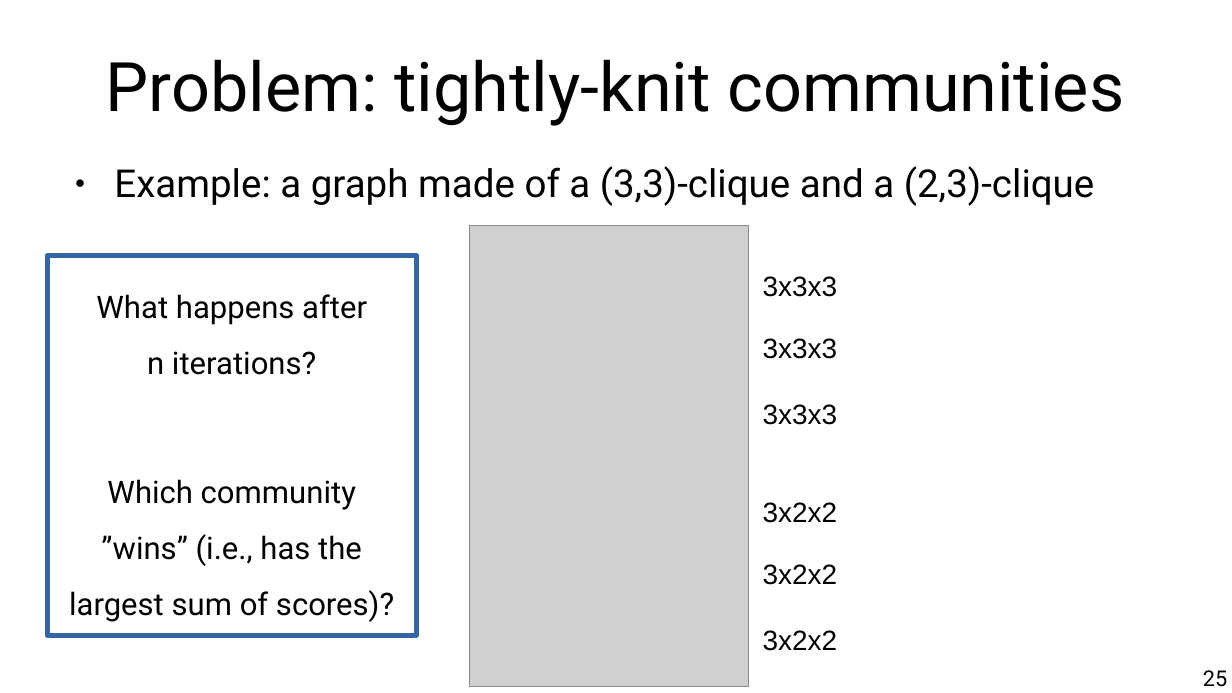
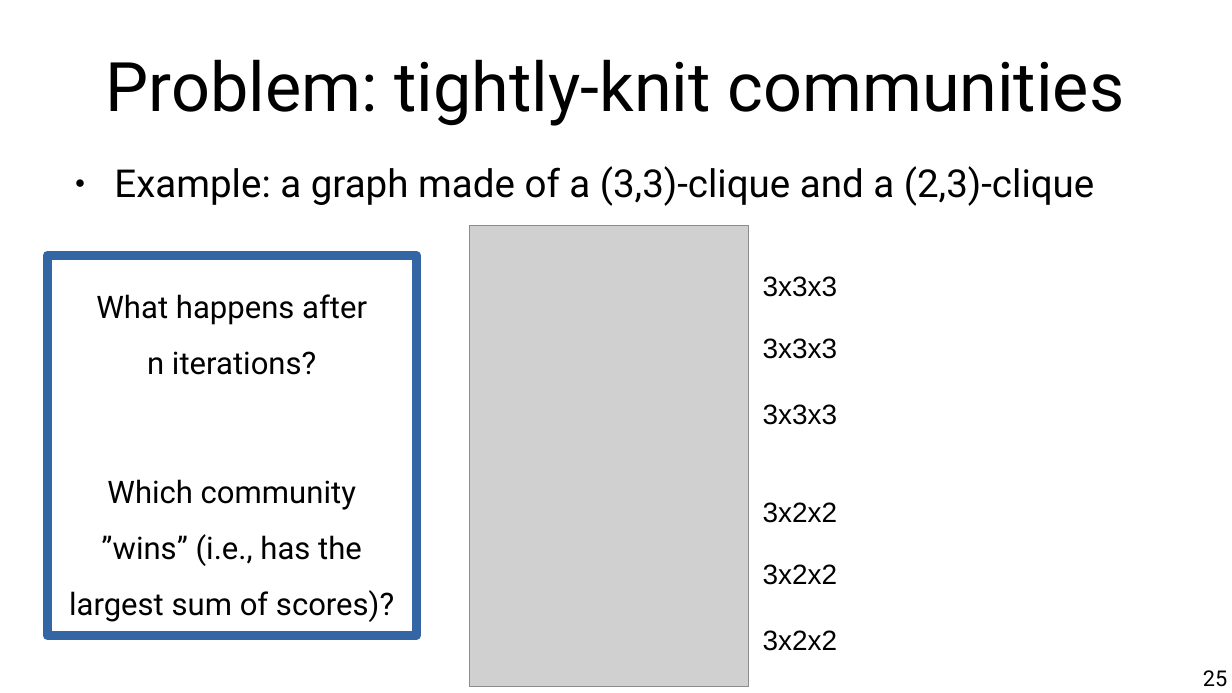
Before and after one commit to chatox/networks-science-course, a slide deck: slide 25 of theory/tt07_hubs_authorities.odp. Drawn at 1232x693 pixels with LibreOffice and Linux fonts; fonts in the diff are those of the drawing; grey boxes stand for pictures. Boxes give left, top, right and bottom in pixels: in the first picture for what was removed or moved away, otherwise in the second. Text is boxed around its words. In the diff, an @@ line names an element or a change of style, - is before the commit and + after.

```diff
--- a/theory/tt07_hubs_authorities.odp
+++ b/theory/tt07_hubs_authorities.odp
@@ rectangle "What happens after n iterations?" at box(47, 256, 416, 636): outline #3465A4 3 pt to #3465A4 6.01 pt @@
```
Also in this commit, not shown: 7 other slides changed, 2 slides added, 2 other files.
